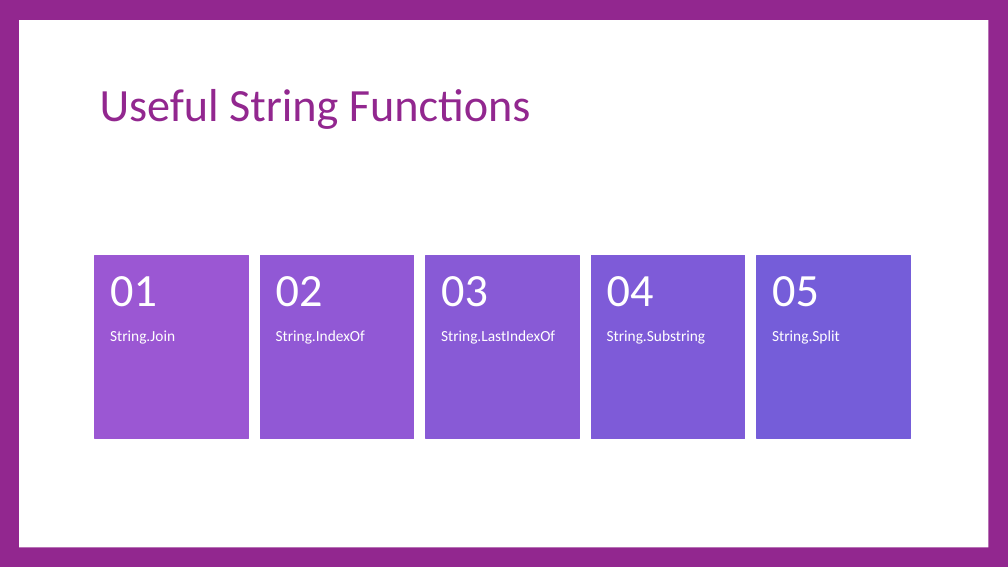
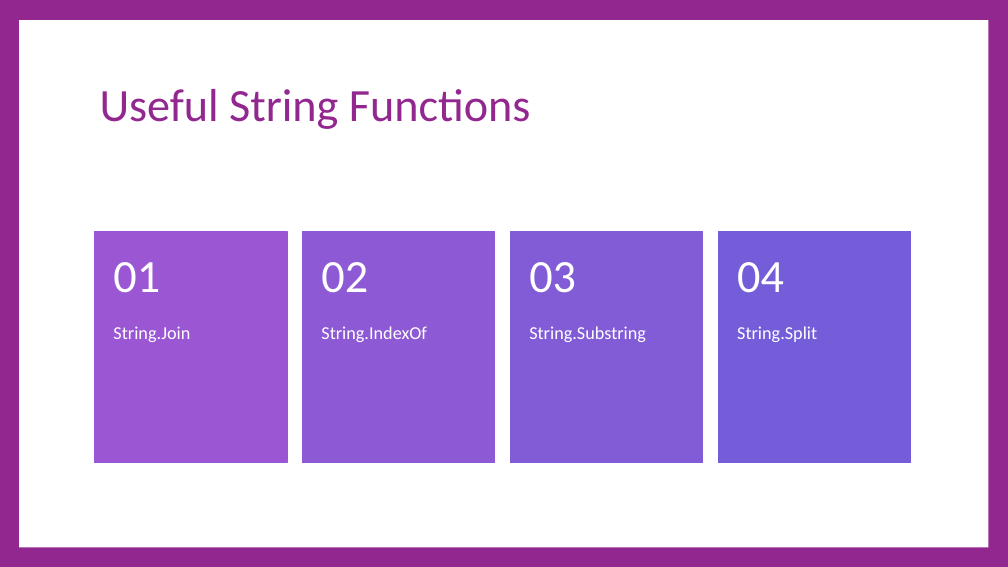
Before and after one commit to cdiggins/cs321, a slide deck: slide 25 of class-notes/cs321-winter-2023-lecture-4-strings.pptx (slide 32 before the commit). Drawn at 1008x567 pixels with LibreOffice and Linux fonts; fonts in the diff are those of the drawing. Boxes give left, top, right and bottom in pixels: in the first picture for what was removed or moved away, otherwise in the second. Text is boxed around its words. In the diff, an @@ line names an element or a change of style, - is before the commit and + after.

```diff
--- a/class-notes/cs321-winter-2023-lecture-4-strings.pptx
+++ b/class-notes/cs321-winter-2023-lecture-4-strings.pptx
@@ text "01": place and size @@
-text "01" at bbox=[110, 276, 157, 307]
+text "01" at bbox=[113, 262, 160, 293]
@@ rectangle: place and size @@
-rectangle at bbox=[95, 255, 248, 439]
+rectangle at bbox=[95, 231, 287, 462]
@@ text "02": place and size @@
-text "02" at bbox=[276, 276, 323, 307]
+text "02" at bbox=[321, 262, 368, 293]
@@ rectangle: place and size @@
-rectangle at bbox=[261, 255, 414, 439]
+rectangle at bbox=[302, 231, 495, 462]
@@ rectangle at bbox=[302, 231, 495, 462]: fill #9158D5 to #8E59D5; outline #9158D5 1.5 pt to #8E59D5 1.5 pt @@
@@ text "03": place and size @@
-text "03" at bbox=[441, 276, 488, 307]
+text "03" at bbox=[529, 262, 576, 293]
@@ rectangle: place and size @@
-rectangle at bbox=[592, 255, 745, 439]
+rectangle at bbox=[511, 231, 703, 462]
@@ rectangle at bbox=[511, 231, 703, 462]: fill #7E5BD8 to #825BD7; outline #7E5BD8 1.5 pt to #825BD7 1.5 pt @@
@@ text "04": place and size @@
-text "04" at bbox=[607, 276, 654, 307]
+text "04" at bbox=[737, 262, 784, 293]
@@ rectangle: place and size @@
-rectangle at bbox=[757, 255, 910, 439]
+rectangle at bbox=[718, 231, 911, 462]
@@ rectangle removed at bbox=[426, 255, 579, 439] @@
@@ text removed at bbox=[772, 276, 819, 307] @@
-05
@@ text "String.IndexOf": place and size @@
-text "String.IndexOf" at bbox=[276, 330, 365, 344]
+text "String.IndexOf" at bbox=[321, 326, 427, 342]
@@ size 22 to 26 pt; more space between paragraphs in 4 elements at bbox=[737, 326, 817, 342], bbox=[113, 326, 190, 342], bbox=[321, 326, 427, 342], bbox=[529, 326, 646, 342] @@
@@ text "String.Substring": place and size @@
-text "String.Substring" at bbox=[607, 330, 706, 344]
+text "String.Substring" at bbox=[529, 326, 646, 342]
@@ text "String.Split": place and size @@
-text "String.Split" at bbox=[772, 330, 840, 344]
+text "String.Split" at bbox=[737, 326, 817, 342]
@@ text removed at bbox=[441, 330, 555, 344] @@
-String.LastIndexOf
```
Also in this commit, not shown: 15 other slides changed, 18 slides added, 12 slides removed, 2 other files.
